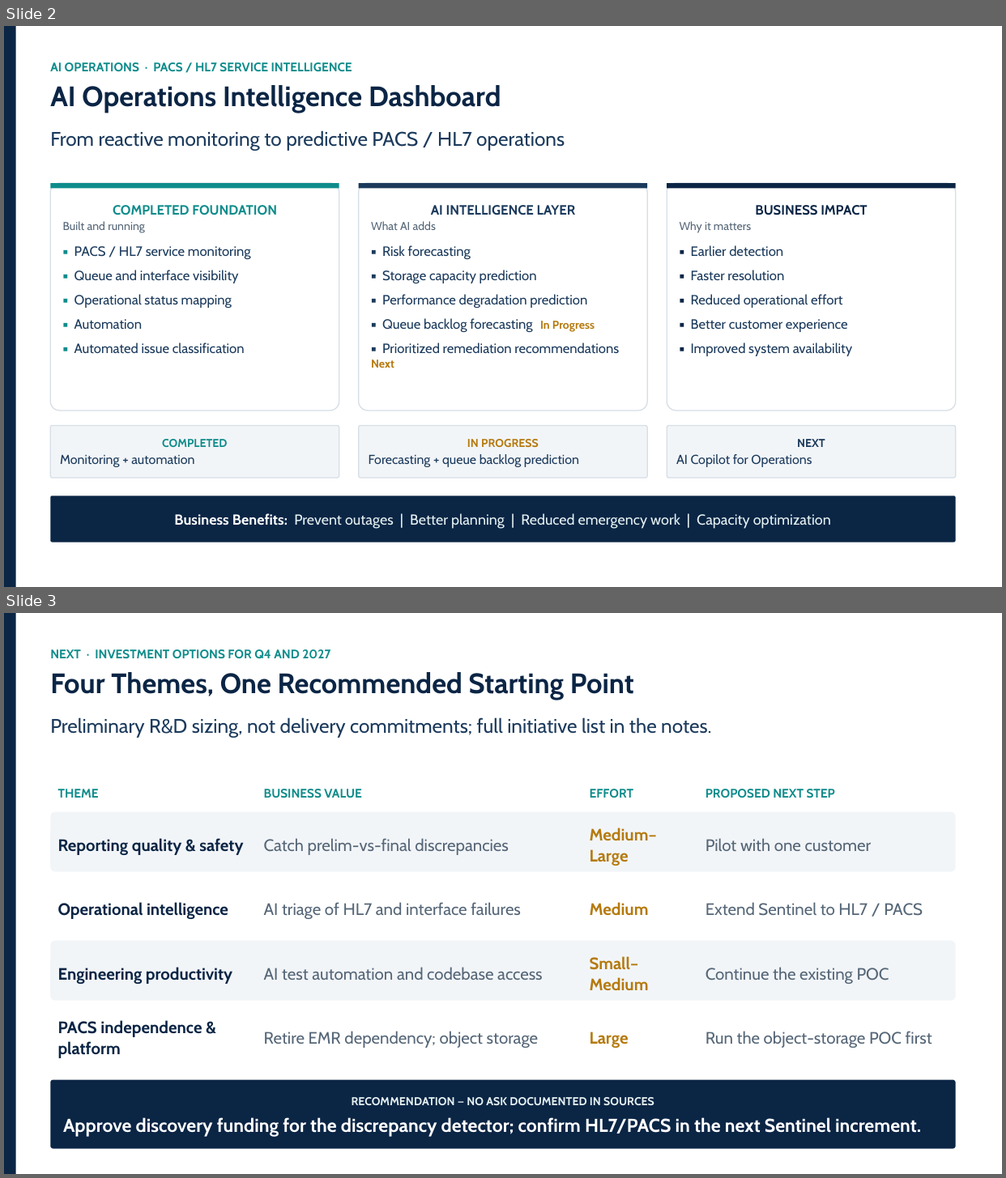
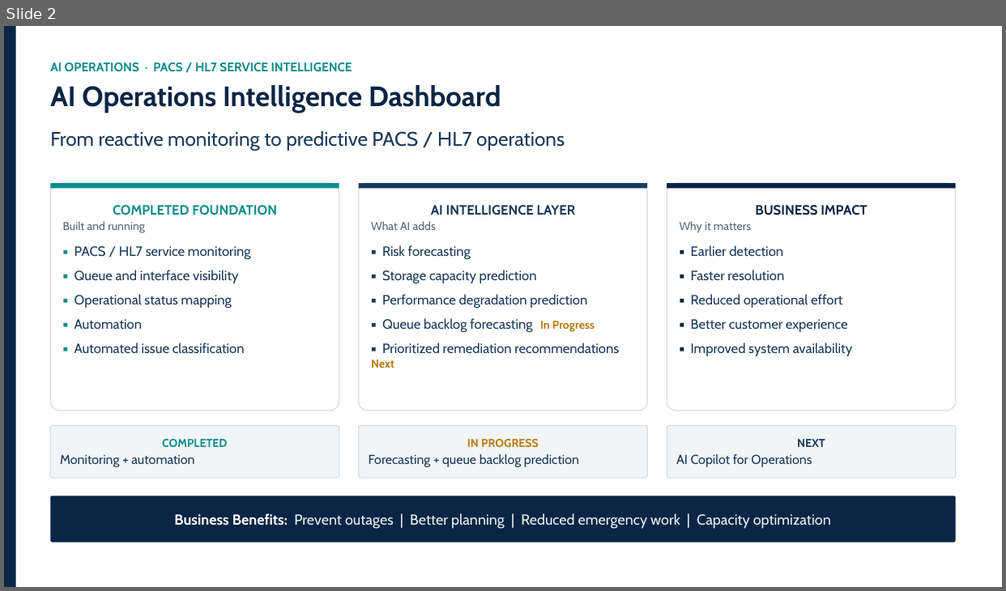
Before and after one commit to mohammadmoharam/presentation, a slide deck: MS-AI/Executive-Presentation/AI-Executive-Overview.pptx. Shown one above the other, each under a label of ours: slides 2 and 3 before the commit, slide 2 after it. The pictures are 1006x1178 and 1006x591 pixels, drawn with LibreOffice and Linux fonts; fonts in the diff are those of the drawing. Boxes give left, top, right and bottom in pixels: in the first picture for what was removed or moved away, otherwise in the second. Text is boxed around its words. In the diff, an @@ line names an element or a change of style, - is before the commit and + after.

```diff
--- a/MS-AI/Executive-Presentation/AI-Executive-Overview.pptx
+++ b/MS-AI/Executive-Presentation/AI-Executive-Overview.pptx
@@ slide 3 removed at bbox=[4, 613, 1002, 1174], background #FFFFFF @@
@@ rectangle removed at bbox=[4, 613, 16, 1174] @@
@@ text removed at bbox=[50, 649, 330, 659] @@
-NEXT · INVESTMENT OPTIONS FOR Q4 AND 2027
@@ text removed at bbox=[50, 672, 634, 700] @@
-Four Themes, One Recommended Starting Point
@@ text removed at bbox=[50, 717, 711, 738] @@
-Preliminary R&D sizing, not delivery commitments; full initiative list in the notes.
@@ text removed at bbox=[58, 789, 99, 798] @@
-THEME
@@ text removed at bbox=[264, 789, 361, 798] @@
-BUSINESS VALUE
@@ text removed at bbox=[590, 789, 634, 798] @@
-EFFORT
@@ text removed at bbox=[705, 789, 835, 798] @@
-PROPOSED NEXT STEP
@@ rounded rectangle removed at bbox=[50, 812, 956, 872] @@
@@ text removed at bbox=[590, 828, 657, 866] @@
-Medium–Large
@@ text removed at bbox=[58, 838, 243, 855] @@
-Reporting quality & safety
@@ text removed at bbox=[264, 838, 508, 855] @@
-Catch prelim-vs-final discrepancies
@@ text removed at bbox=[705, 838, 872, 851] @@
-Pilot with one customer
@@ text removed at bbox=[58, 902, 228, 919] @@
-Operational intelligence
@@ text removed at bbox=[264, 902, 521, 919] @@
-AI triage of HL7 and interface failures
@@ text removed at bbox=[590, 902, 649, 916] @@
-Medium
@@ text removed at bbox=[705, 902, 923, 916] @@
-Extend Sentinel to HL7 / PACS
@@ rounded rectangle removed at bbox=[50, 941, 956, 1001] @@
@@ text removed at bbox=[58, 967, 232, 984] @@
-Engineering productivity
@@ text removed at bbox=[264, 967, 543, 980] @@
-AI test automation and codebase access
@@ text removed at bbox=[590, 956, 649, 990] @@
-Small–Medium
@@ text removed at bbox=[705, 967, 889, 984] @@
-Continue the existing POC
@@ text removed at bbox=[58, 1020, 202, 1059] @@
-PACS independence & platform
@@ text removed at bbox=[264, 1031, 538, 1048] @@
-Retire EMR dependency; object storage
@@ text removed at bbox=[590, 1032, 629, 1048] @@
-Large
@@ text removed at bbox=[705, 1031, 932, 1048] @@
-Run the object-storage POC first
@@ rounded rectangle removed at bbox=[50, 1080, 956, 1149] @@
-RECOMMENDATION — NO ASK DOCUMENTED IN SOURCES
-Approve discovery funding for the discrepancy detector; confirm HL7/PACS in the next Sentinel increment.
```
Also in this commit, not shown: 1 slide added, 6 other files.
